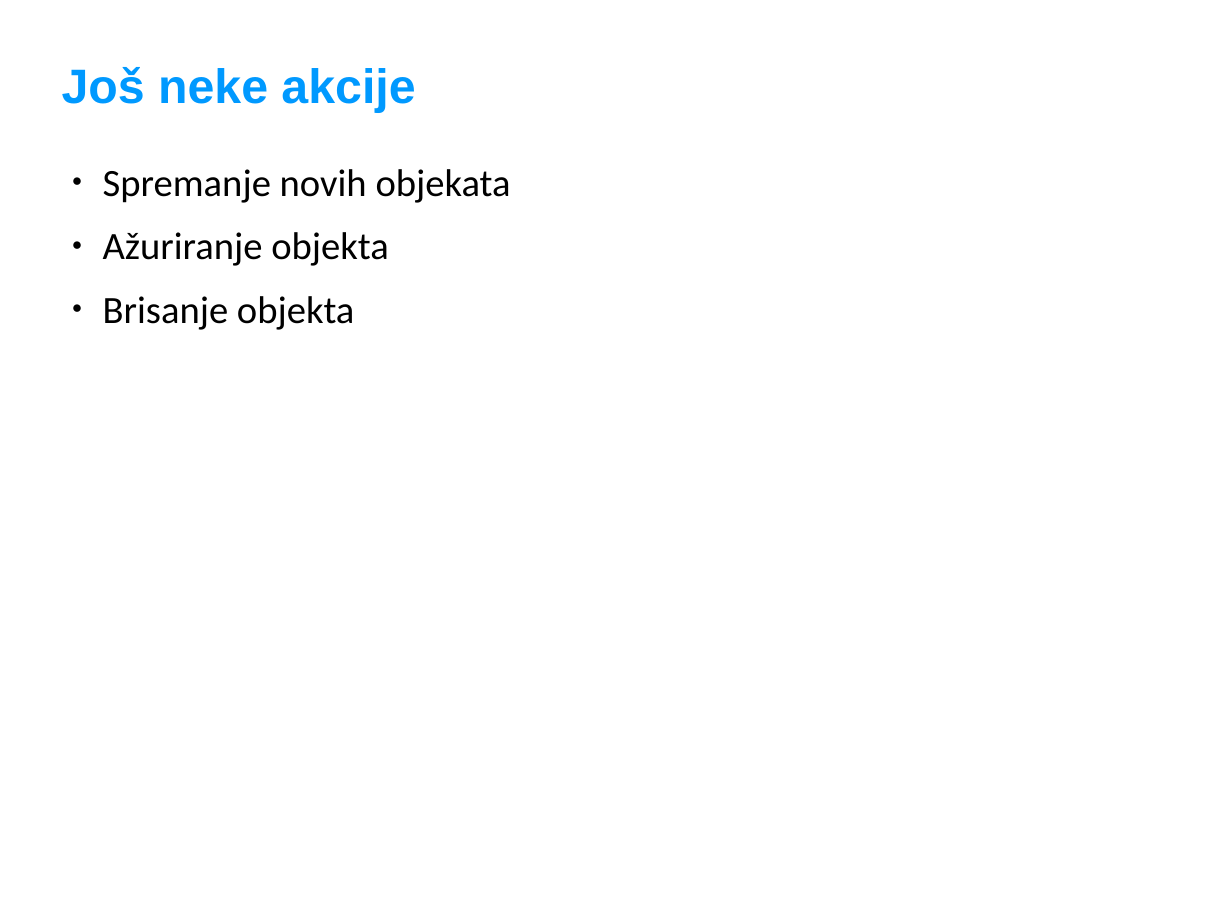
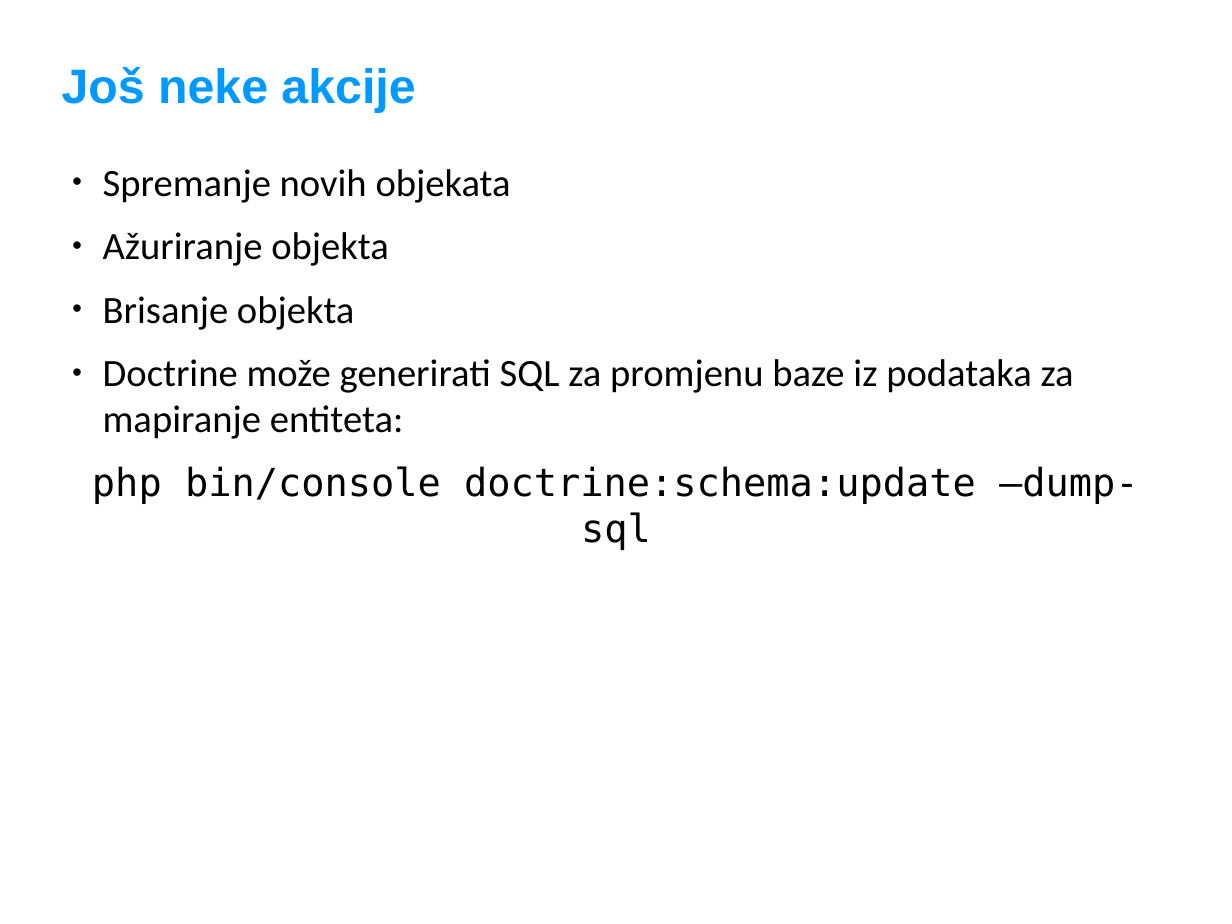
Before and after one commit to adriatichr/php-academy, a slide deck: slide 11 of predavanja/35 Doctrine ORM.odp. Drawn at 1232x924 pixels with LibreOffice and Linux fonts; fonts in the diff are those of the drawing; background and template pictures are left out. Boxes give left, top, right and bottom in pixels: in the first picture for what was removed or moved away, otherwise in the second. Text is boxed around its words. In the diff, an @@ line names an element or a change of style, - is before the commit and + after.

```diff
--- a/predavanja/35 Doctrine ORM.odp
+++ b/predavanja/35 Doctrine ORM.odp
@@ text at [92, 359, 1139, 550]: paragraphs added @@
+● Doctrine može generirati SQL za promjenu baze iz podataka za mapiranje entiteta:
+php bin/console doctrine:schema:update –dump-sql
```
Also in this commit, not shown: 2 other slides changed, 1 other file.
